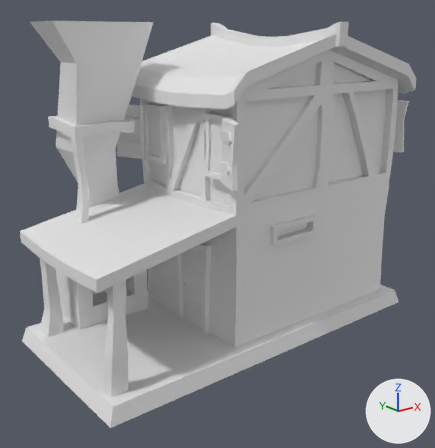
The glTF model meshes/buildings/smith_1x2.glb as it was, and as the next commit left it.
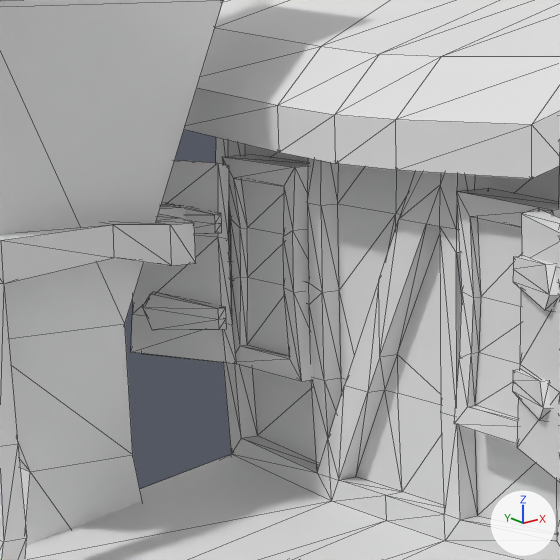
Each version appears first whole from a camera (50 mm lens) standing at (-1.889, -2.304, 1.45) and looking at (-0.065, -0.025, 0.539), and next in a close-up on the part from 19% to 53% of the width and 14% to 47% of the height. The lights are fixed; the arrows at lower right show +X, +Y and +Z. The first two pictures are the older version. The close-ups show mesh edges as thin lines. Vertices at exactly the same position are counted once.

The older version as bpy lines, for what is in view:
```python
me_smith = bpy.data.meshes.new('smith')
me_smith.from_pydata(...)  # 1062 vertices, 2006 faces; spans x -0.95..0.94, y -0.5..0.51, z -0.03..1.52
ob_smith = bpy.data.objects.new('Smith', me_smith)
ob_smith.location = (0.0, 0.0, 0.0)
```
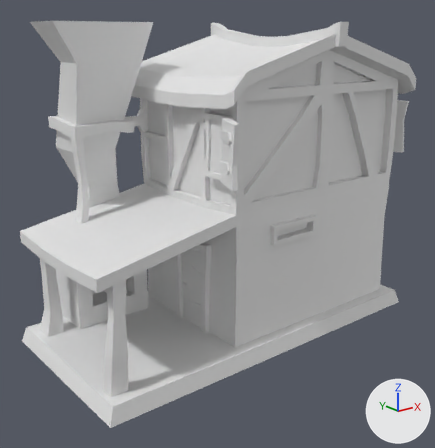
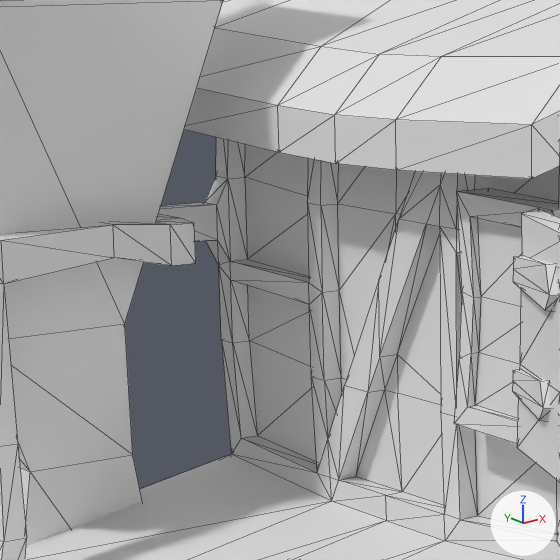
Pixel boxes (x1, y1, x2, y2) of what changed, in the close-ups (560 x 560 px; the box of a moved part takes in the faces that stretch with it):
```json
{"part": 1, "of": "me_smith", "change": "deleted", "before": [222, 154, 313, 381]}
{"part": 2, "of": "me_smith", "change": "deleted", "before": [131, 160, 237, 364]}
{"part": 3, "of": "me_smith", "change": "deleted", "before": [161, 203, 222, 234]}
{"part": 4, "of": "me_smith", "change": "deleted", "before": [142, 292, 227, 330]}
{"part": 5, "of": "me_smith", "change": "moved or reshaped", "before": [0, 0, 558, 546], "after": [0, 0, 558, 546]}
```

Edits to the scene script, one JSON object a line:
```json
{"block": "me_smith", "where": "# used by ob_smith; location = (0.0, 0.0, 0.0)"}
{"op": "remove", "block": "me_smith", "code": "me_smith.from_pydata(...)  # 1062 vertices, 2006 faces; spans x -0.95..0.94, y -0.5..0.51, z -0.03..1.52"}
{"op": "add", "block": "me_smith", "code": "me_smith.from_pydata(...)  # 990 vertices, 1884 faces; spans x -0.95..0.94, y -0.5..0.51, z -0.03..1.52"}
{"block": "me_smith", "change": "me_smith part 1: the loose piece of 32 vertices spanning x -0.27..-0.22, y 0.15..0.33, z 0.84..1.13 is deleted"}
{"block": "me_smith", "change": "me_smith part 2: the loose piece of 16 vertices spanning x -0.35..-0.27, y 0.3..0.47, z 0.84..1.12 is deleted"}
{"block": "me_smith", "change": "me_smith part 3: the loose piece of 12 vertices spanning x -0.34..-0.29, y 0.31..0.42, z 1.02..1.06 is deleted"}
{"block": "me_smith", "change": "me_smith part 4: the loose piece of 12 vertices spanning x -0.35..-0.29, y 0.3..0.43, z 0.88..0.94 is deleted"}
{"block": "me_smith", "change": "me_smith part 5"}
{"block": "me_smith", "change": "168 faces are deleted"}
{"block": "me_smith", "change": "168 new faces join them"}
{"block": "me_smith", "change": "other edits to the shape of me_smith do not show in these pictures"}
```
